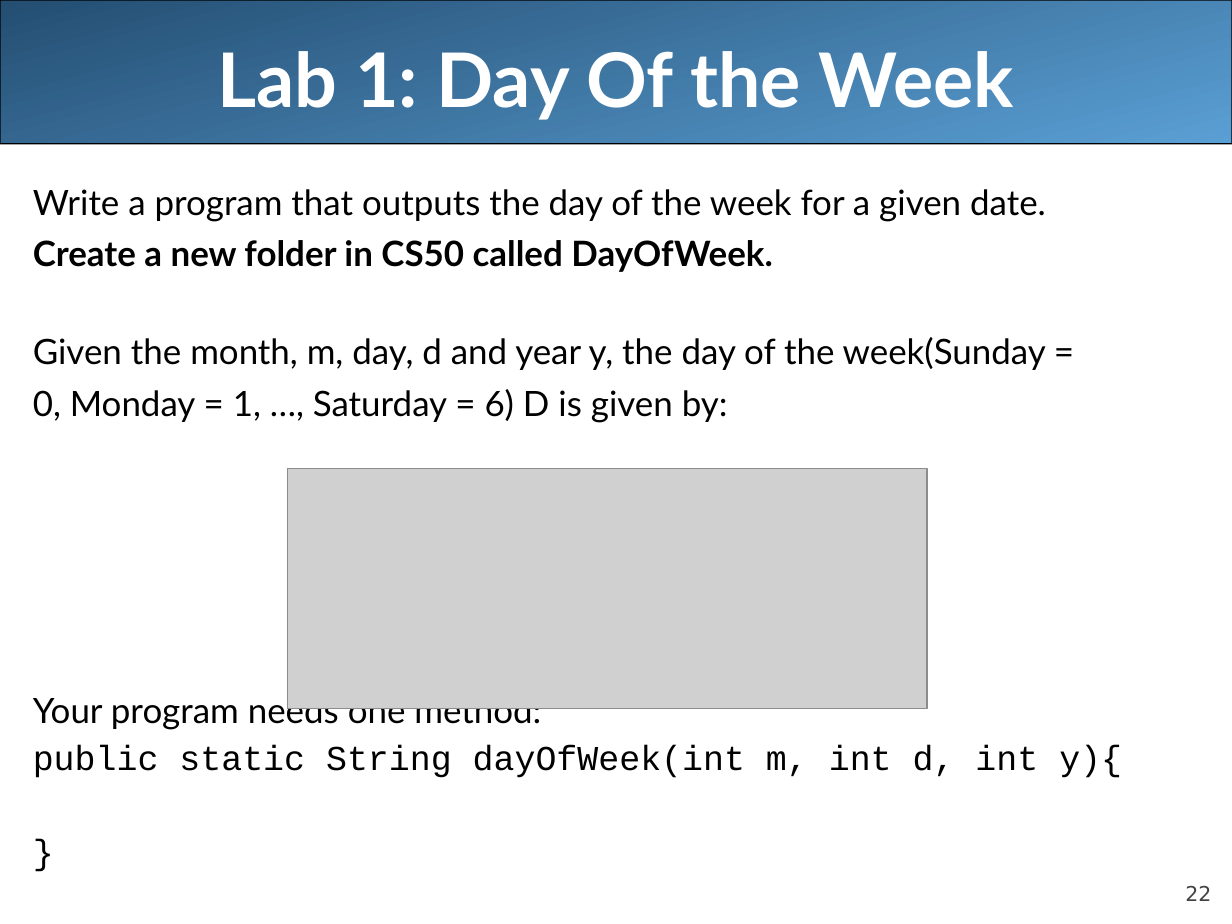
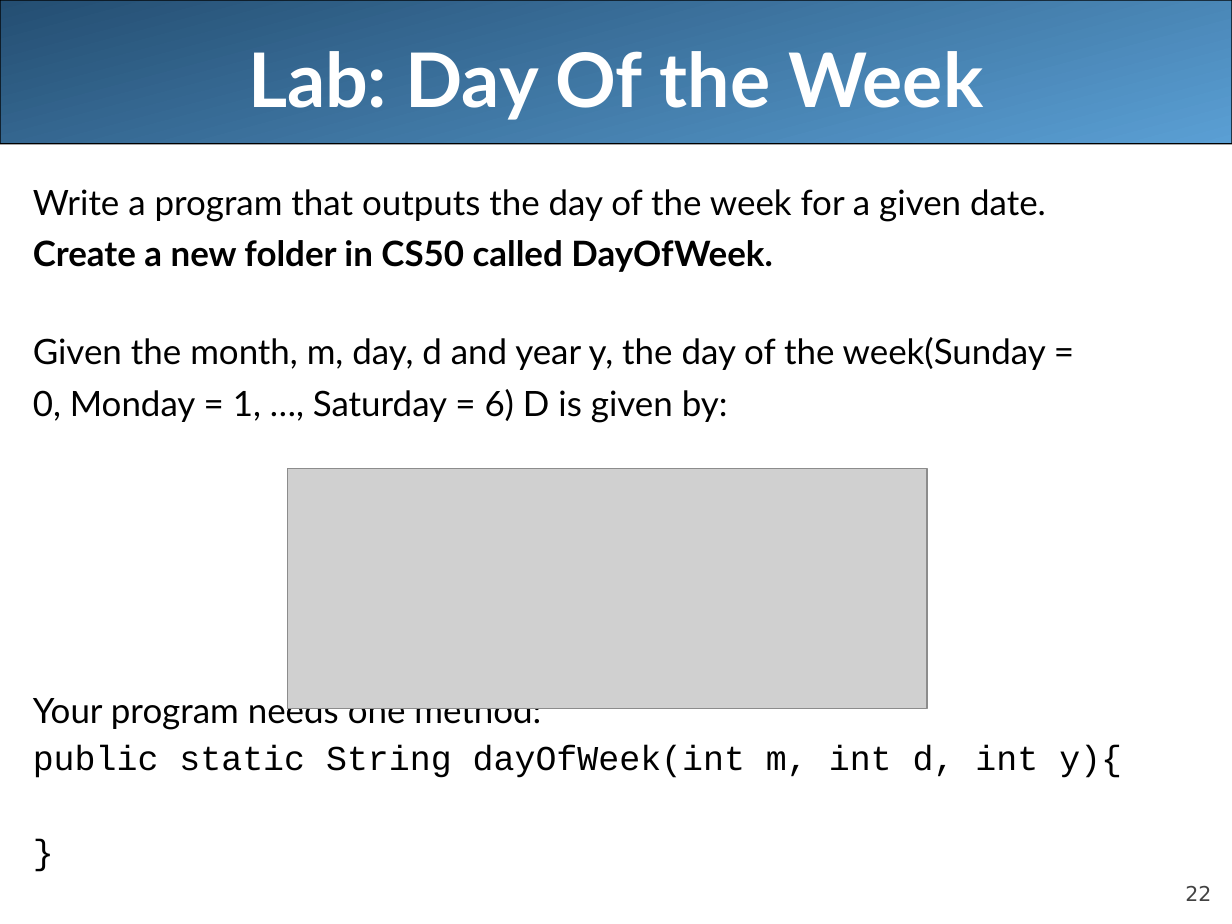
Before and after one commit to LongBaoNguyen/longbaonguyen.github.io, a slide deck: slide 22 of courses/apcsa/lecture8.ppt. Drawn at 1232x924 pixels with LibreOffice and Linux fonts; fonts in the diff are those of the drawing; grey boxes stand for pictures. Boxes give left, top, right and bottom in pixels: in the first picture for what was removed or moved away, otherwise in the second. Text is boxed around its words. In the diff, an @@ line names an element or a change of style, - is before the commit and + after.

```diff
--- a/courses/apcsa/lecture8.ppt
+++ b/courses/apcsa/lecture8.ppt
@@ title at (x1=248, y1=51, x2=983, y2=120): text changed @@
-Lab 1: Day Of the Week
+Lab: Day Of the Week
```
Also in this commit, not shown: 1 other slide changed, 3 other files.
